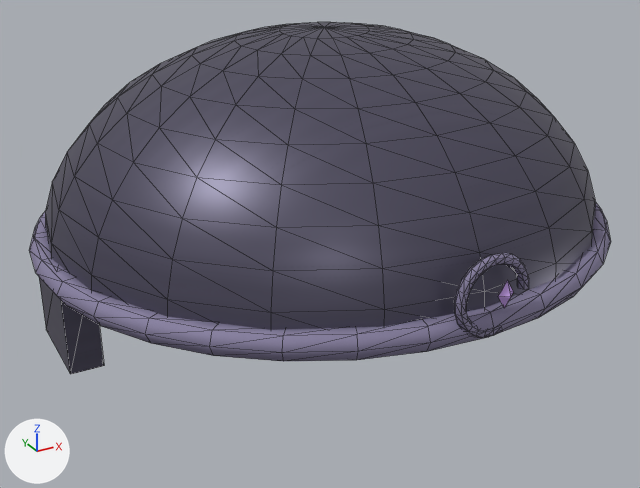
Two versions of the glTF model src/assets/models/wardrobe/classes/modular/traje_guerrero_eclipse_head.glb, one commit apart.
The view is the same before and after, from a 50 mm camera at (-0.801, -1.454, 2.547) aimed at (-0.016, -0.028, 1.834). Arrows for +X, +Y and +Z are at lower left; the lights stay in place. The picture after the commit comes second. Mesh edges are drawn as thin lines. Vertices at exactly the same position are counted once.

Script lines for the objects in view, before the commit:
```python
mat_plate = bpy.data.materials.new('plate')
mat_plate.use_nodes = True; mat_plate.node_tree.nodes.clear()
_N = mat_plate.node_tree.nodes; _L = mat_plate.node_tree.links
n0 = _N.new('ShaderNodeBsdfPrincipled'); n0.name = 'Principled BSDF'
n0.inputs[1].default_value = 0.5  # 'Metallic'
n0.inputs[2].default_value = 0.42  # 'Roughness'
n1 = _N.new('ShaderNodeOutputMaterial'); n1.name = 'Material Output'
n2 = _N.new('ShaderNodeMix'); n2.name = 'Mix'
n2.data_type = 'RGBA'
n2.blend_type = 'MULTIPLY'
n2.inputs[0].default_value = 1.0  # 'Factor'
n2.inputs[7].default_value = (0.127, 0.117, 0.178, 1.0)  # 'B', greyish blue #646075
n3 = _N.new('ShaderNodeTexImage'); n3.name = 'Image Texture'
n3.image = img_plate_weave
_L.new(n0.outputs[0], n1.inputs[0])  # 'BSDF' to 'Surface'
_L.new(n2.outputs[2], n0.inputs[0])  # 'Result' to 'Base Color'
_L.new(n3.outputs[0], n2.inputs[6])  # 'Color' to 'A'
me_suit_head = bpy.data.meshes.new('suit-head')
me_suit_head.from_pydata(...)  # 529 vertices, 1012 faces; spans x -0.565..0.565, y -0.552..0.516, z 1.71..2.258
# faces by material slot: [404, 600, 8]
me_suit_head.materials.append(mat_plate)
me_suit_head.materials.append(mat_brass)
me_suit_head.materials.append(mat_gem)  # purple #c9a2ee
ob_suit_head = bpy.data.objects.new('suit-head', me_suit_head)
ob_suit_head.location = (0.0, 0.0, 0.0)
```
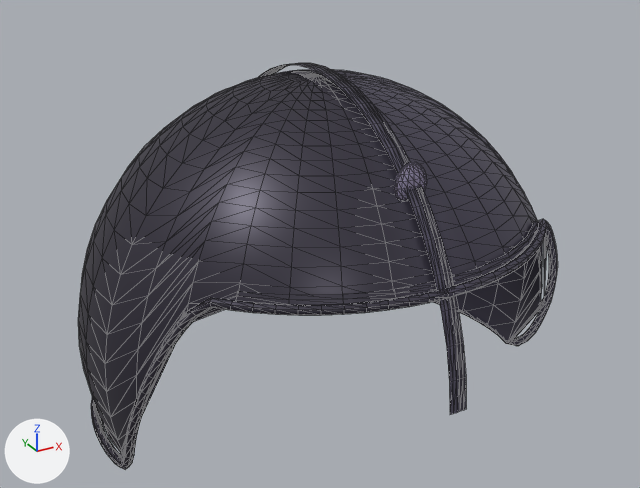
Location of each change, (x1, y1, x2, y2) in pixels of the pictures (640 x 488 px):
'suit-head', surface changed, reshaped (18% narrower, 15% taller): before (29, 22, 611, 374); after (78, 63, 557, 469)
part 1 of me_suit_head, added: after (394, 162, 427, 199)
part 2 of me_suit_head, rebuilt (15% narrower, 24% taller): before (45, 22, 595, 330); after (78, 69, 543, 452)
part 3 of me_suit_head, added: after (91, 219, 557, 469)
part 4 of me_suit_head, added: after (259, 63, 466, 415)
part 5 of me_suit_head, added: after (93, 221, 547, 459)
part 6 of me_suit_head, deleted (blue): before (454, 253, 529, 338)
part 7 of me_suit_head, deleted: before (33, 234, 104, 374)
part 8 of me_suit_head, deleted: before (498, 281, 513, 308)
part 9 of me_suit_head, deleted (blue): before (29, 202, 611, 361)

What changed in the scene script:
```text
Add img_tunictrim_painted_atlas:
    img_tunictrim_painted_atlas = load_image('tunicTrim painted atlas', '_unpacked/tunicTrim_painted_atlas', 512, 512, 'sRGB')
Add img_tunictrim_seams_and_folds:
    img_tunictrim_seams_and_folds = load_image('tunicTrim seams and folds', '_unpacked/tunicTrim_seams_and_folds', 256, 256, 'Non-Color')
Add img_tunic_surface:
    img_tunic_surface = load_image('tunic surface', '_unpacked/tunic_surface', 128, 128, 'Non-Color')
Add img_plate_surface:
    img_plate_surface = load_image('plate surface', '_unpacked/plate_surface', 128, 128, 'Non-Color')
Add img_plate_painted_atlas:
    img_plate_painted_atlas = load_image('plate painted atlas', '_unpacked/plate_painted_atlas', 512, 512, 'sRGB')
Add img_plate_seams_and_folds:
    img_plate_seams_and_folds = load_image('plate seams and folds', '_unpacked/plate_seams_and_folds', 256, 256, 'Non-Color')
Change mat_plate:
    remove # nodes: BsdfPrincipled, Mix, OutputMaterial, TexImage
    nodes: BsdfPrincipled, Math, Mix, NormalMap, OutputMaterial, SeparateColor, TexImage x3
    remove # uses the picture img_plate_weave
    uses the picture img_plate_painted_atlas
    uses the picture img_plate_seams_and_folds
    uses the picture img_plate_surface
Add mat_tunictrim:
    mat_tunictrim = bpy.data.materials.new('tunicTrim')
    # colours: greyish purple #aaa1c3
    # uses the picture img_tunic_surface
    # uses the picture img_tunictrim_painted_atlas
    # uses the picture img_tunictrim_seams_and_folds
Change me_suit_head:
    used by ob_suit_head; location = (0.0, 0.0, 0.0)
    remove me_suit_head.from_pydata(...)  # 529 vertices, 1012 faces; spans x -0.565..0.565, y -0.552..0.516, z 1.71..2.258
    add me_suit_head.from_pydata(...)  # 1570 vertices, 2950 faces; spans x -0.493..0.493, y -0.476..0.484, z 1.487..2.179
    me_suit_head part 1: a new loose piece, a UV sphere (16 segments, 10 rings, poles along z) spanning x -0.032..0.032, y -0.319..-0.301, z 2.005..2.085, in mat_tunictrim
    me_suit_head part 2: the loose piece of 201 vertices spanning x -0.54..0.54, y -0.523..0.493, z 1.88..2.258 is rebuilt with 576 vertices and now spans x -0.493..0.493, y -0.411..0.484, z 1.498..2.165
    me_suit_head part 3: a new loose piece of 576 vertices spanning x -0.487..0.487, y -0.429..0.479, z 1.487..1.902, in mat_plate
    me_suit_head part 4: a new loose piece of 144 vertices spanning x -0.017..0.017, y -0.476..0.456, z 1.697..2.179, in mat_plate
    me_suit_head part 5: a new loose piece of 128 vertices spanning x -0.481..0.481, y -0.418..0.473, z 1.498..1.912, in mat_plate
    me_suit_head part 6: the loose piece of 114 vertices spanning x -0.069..0.07, y -0.543..-0.527, z 1.87..2.009 is deleted
    me_suit_head part 7: the loose piece of 8 vertices spanning x -0.54..-0.48, y -0.07..0.11, z 1.71..1.91 is deleted
    me_suit_head part 8: the loose piece of 6 vertices spanning x 0.006..0.036, y -0.552..-0.53, z 1.916..1.964 is deleted
    me_suit_head part 9
    192 vertices are removed from x -0.565..0.565, y -0.546..0.516, z 1.868..1.912
    384 faces are deleted
    other edits to the shape of me_suit_head do not show in these pictures
    remove me_suit_head.materials.append(mat_brass)
    remove me_suit_head.materials.append(mat_gem)  # purple #c9a2ee
    add me_suit_head.materials.append(mat_tunictrim)
```
